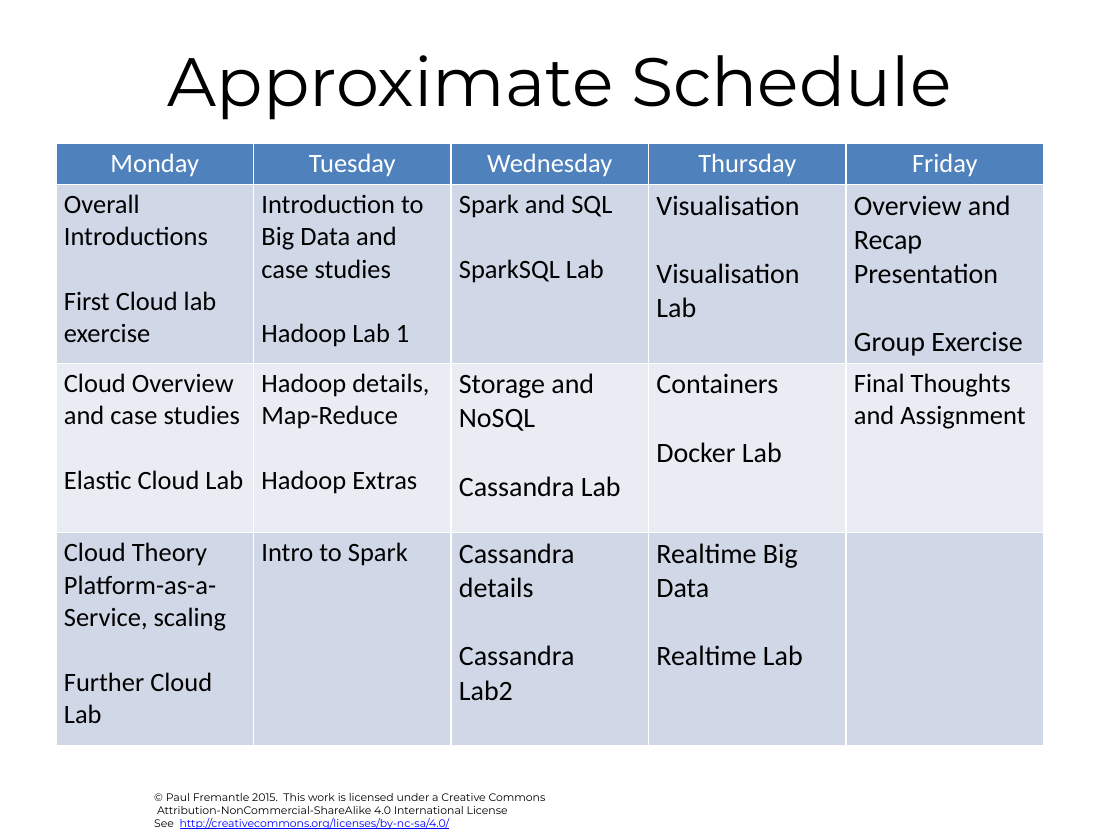
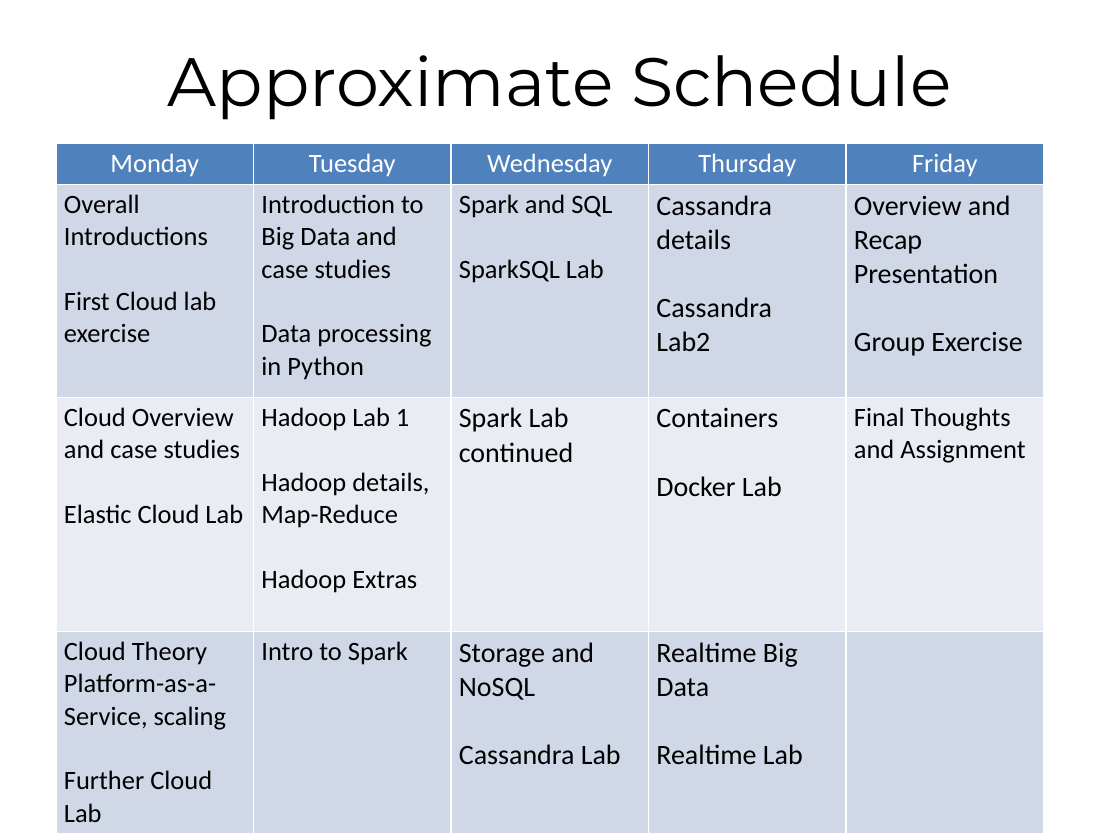
Before and after one commit to pzfreo/ox-clo, a slide deck: slide 17 of pres-source/00-intro.pptx. Drawn at 1120x840 pixels with LibreOffice and Linux fonts; fonts in the diff are those of the drawing; background and template pictures are left out. Boxes give left, top, right and bottom in pixels: in the first picture for what was removed or moved away, otherwise in the second. Text is boxed around its words. In the diff, an @@ line names an element or a change of style, - is before the commit and + after.

```diff
--- a/pres-source/00-intro.pptx
+++ b/pres-source/00-intro.pptx
@@ table at <box>56,143,1042,826</box> @@
-row 2, column 2: Introduction to Big Data and case studies / Hadoop Lab 1
+row 2, column 2: Introduction to Big Data and case studies / Data processing in Python
-row 2, column 4: Visualisation / Visualisation Lab
+row 2, column 4: Cassandra details / Cassandra / Lab2
-row 3, column 2: Hadoop details, Map-Reduce / Hadoop Extras
+row 3, column 2: Hadoop Lab 1 / Hadoop details, Map-Reduce / Hadoop Extras
-row 3, column 3: Storage and NoSQL / Cassandra Lab
+row 3, column 3: Spark Lab continued
-row 4, column 3: Cassandra details / Cassandra / Lab2
+row 4, column 3: Storage and NoSQL / Cassandra Lab
```
Also in this commit, not shown: 4 other slides changed, 7 other files.
